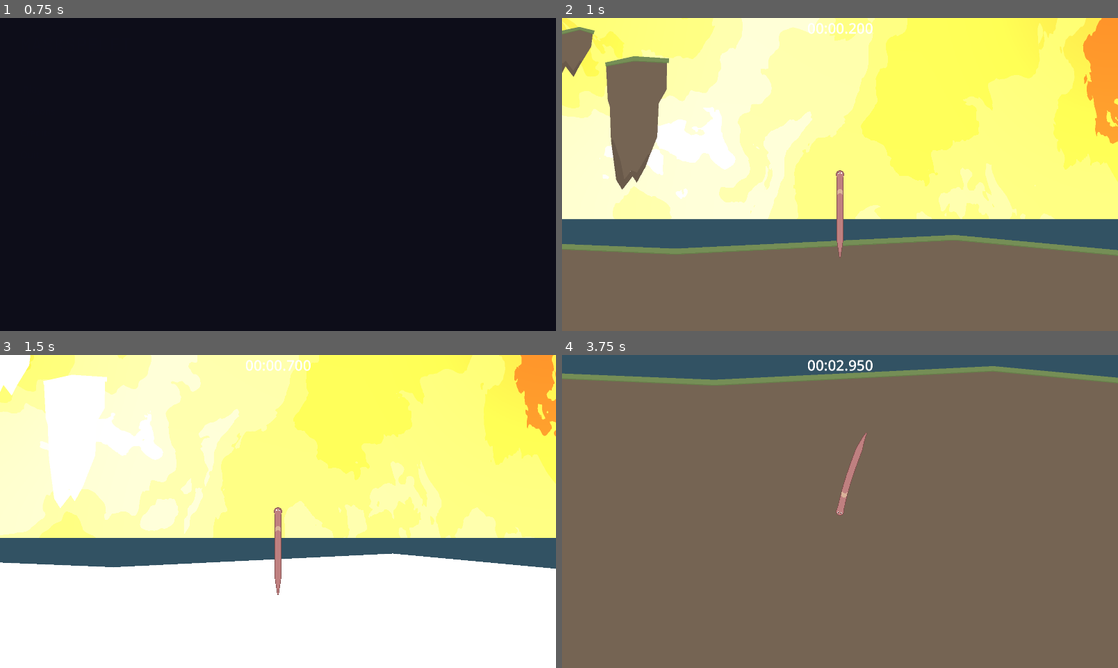
Above: before the commit, frames 1-4 (two rows, left to right).
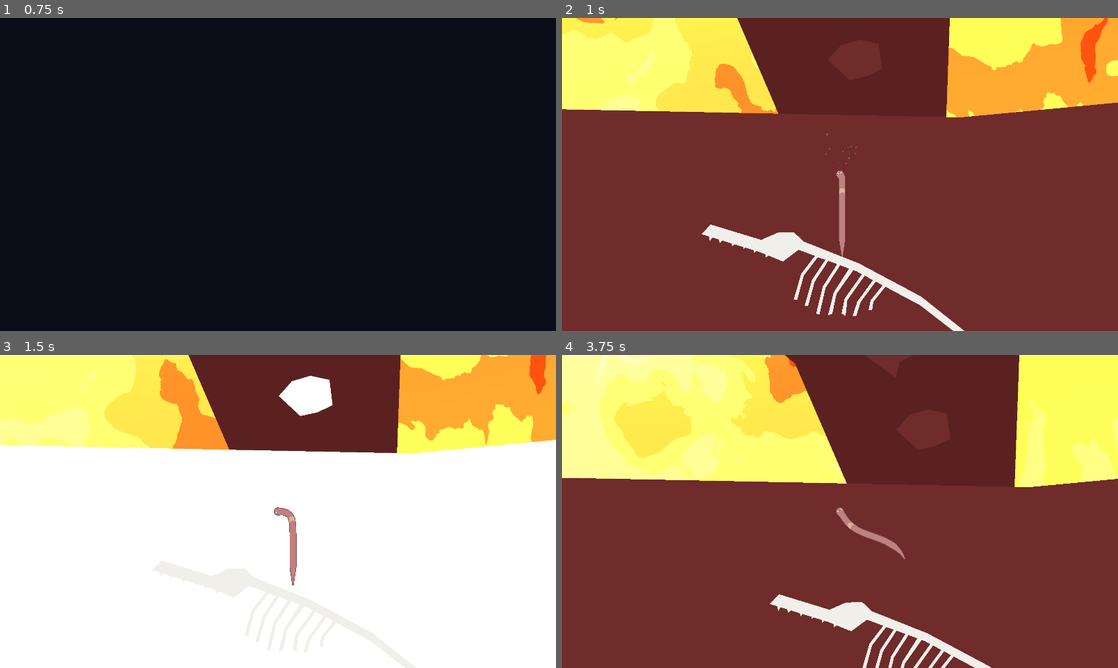
Above: after the commit, the same moments.

Repository: antax02/Mask-Spelet
Game: Godot game, scene res://scenes/ui/main_menu.tscn
Two runs of this game, one before a commit and one after it. Both use one fixed random seed, a clock stepped at 60 frames per second and the inputs below. The engine's default icon, where the game draws it, is replaced by a stand-in: a white triangle on a blue panel in a dark square.
Inputs (mouse positions are in pixels of both pictures, inside the frame that each line leads up to):
- Up to frame 1 (0.75 s): click "Play" at 0.5 s
- Up to frame 2 (1 s): no input
- Up to frame 3 (1.5 s): move the mouse to (400, 495) at 1.27 s; hold Right mouse button (highlight) from 1.28 s (still down)
- Up to frame 4 (3.75 s): move the mouse to (728, 527) at 2.02 s; release Right mouse button (highlight) at 2.03 s; right-click (728, 527) at 2.1 s; move the mouse to (895, 442) at 2.77 s; hold Right mouse button (highlight) 2.78-3.53 s; move the mouse to (812, 574) at 3.52 s; right-click (812, 574) at 3.6 s

Frame 1 is identical in both runs. In frame 2, 94% of the frame differs, in the area x 0-100%, y 0-100%; in frame 3, 62%; in frame 4, 100%.

Commit message:
Update main menu to load main_2 level and expand main_2 scene
Changed the Play button in the main menu to load 'main_2.tscn' instead of 'main.tscn'. Added new ground and area nodes, polygons, and collision shapes to 'main_2.tscn' to expand the level geometry and interactive areas.

Diff:
--- a/scenes/levels/main_2.tscn
+++ b/scenes/levels/main_2.tscn
@@ -1466,6 +1466,18 @@
 rotation = 1.5620992
 scale = Vector2(2.4, 2.0766795)
 
+[node name="GroundBasic24" parent="Main3" instance=ExtResource("2_iw8sm")]
+position = Vector2(14215.119, -16258.996)
+rotation = 3.1228445
+scale = Vector2(4.9840937, 4.983983)
+skew = 0.002525568
+
+[node name="GroundBasic25" parent="Main3" instance=ExtResource("2_iw8sm")]
+position = Vector2(14215.119, -16258.996)
+rotation = 3.1228445
+scale = Vector2(4.9840937, 4.983983)
+skew = 0.002525568
+
 [node name="GroundBasic22" parent="Main3" instance=ExtResource("2_iw8sm")]
 position = Vector2(-3203.0059, -8420.001)
 rotation = 1.5620992
@@ -1508,7 +1520,7 @@
 z_index = -75
 position = Vector2(-312, 78)
 color = Color(0.30692267, 0.3069227, 0.3069227, 1)
-polygon = PackedVector2Array(-3225, -8611, -3785, -8238, -4223, -7281, -4921, -6322,  …(240 unchanged characters)…
+polygon = PackedVector2Array(-3225, -8611, -3646.88, -8329.998, -3785, -8238, -4223, -7281, -4921, -6322,  …(240 unchanged characters)…
 uv = PackedVector2Array(-470, -25, -193, 48, -26, -20)
 
 [node name="CaveBG" type="Node2D" parent="Main3/MountainBG"]
@@ -1699,3 +1711,35 @@
 
 [node name="CollisionPolygon2D" type="CollisionPolygon2D" parent="StaticBody2D2"]
 polygon = PackedVector2Array(-791, -11071, -707, -11242, -170, -11398, 3196, -11741, 3393, -12045, 3373, -12107, 4131, -12729, 6279, -13569, 7020, -11167)
+
+[node name="Area2D" type="Area2D" parent="." groups=["ground"]]
+
+[node name="Polygon2D6" type="Polygon2D" parent="Area2D"]
+position = Vector2(-57, -2288)
+color = Color(0.32941177, 0.6431373, 0.4117647, 1)
+polygon = PackedVector2Array(-5022, -21448, -4949, -21611, -4706, -21727, -4520, -21695, -4555, -21510, -4850, -21378, -5017, -21426, -4665, -21598, -4686, -21608, -4789.154, -21558.879)
+
+[node name="Polygon2D3" type="Polygon2D" parent="Area2D"]
+color = Color(0.2501596, 0.50808567, 0.31860605, 1)
+polygon = PackedVector2Array(-5056, -21431, -4686, -21610, -4662, -21599, -5047, -21411)
+
+[node name="Polygon2D" type="Polygon2D" parent="Area2D/Polygon2D3"]
+color = Color(0.32941177, 0.6431373, 0.4117647, 1)
+polygon = PackedVector2Array(-5022, -21448, -4949, -21611, -4706, -21727, -4520, -21695, -4555, -21510, -4850, -21378, -5017, -21426, -4665, -21598, -4686, -21608, -4789.154, -21558.879)
+
+[node name="Polygon2D" type="Polygon2D" parent="Area2D"]
+color = Color(0.33183855, 0.64427644, 0.41425586, 1)
+polygon = PackedVector2Array(-5289, -20267, -5220, -20692, -5186, -21200, -5311, -21708, -5338, -22267, -5226, -22939, -5293, -23595, -5415, -24274, -5448, -24869, -5539, -25187, -5546, -26037, -5455, -26419, -5421, -26415, -5383, -26024, -5379, -25234, -5255, -24838, -5246, -24338, -5098, -23666, -5056, -22937, -5155, -22246, -5143, -21748, -4992, -21205, -5029, -20628, -5056, -20245, -5184, -20317)
+
+[node name="Polygon2D" type="Polygon2D" parent="Area2D/Polygon2D"]
+position = Vector2(-57, -2288)
+color = Color(0.2501596, 0.50808567, 0.31860605, 1)
+polygon = PackedVector2Array(-5056, -21431, -4686, -21610, -4662, -21599, -5047, -21411)
+
+[node name="CollisionPolygon2D" type="CollisionPolygon2D" parent="Area2D"]
+polygon = PackedVector2Array(-5288, -20267, -5184, -20316, -5055, -20243, -4989, -21201, -5142, -21757, -5155, -22250, -5057, -22943, -5100, -23679, -5252, -24335, -5256, -24844, -5380, -25234, -5381, -26031, -5421, -26418, -5454, -26419, -5545, -26041, -5539, -25182, -5449, -24854, -5421, -24269, -5290, -23590, -5222, -22933, -5336, -22263, -5311, -21709, -5183, -21192)
+
+[node name="Polygon2D4" type="Polygon2D" parent="."]
+scale = Vector2(1.0012138, 1)
+
+[node name="Polygon2D5" type="Polygon2D" parent="."]
--- a/scripts/ui/main_menu.gd
+++ b/scripts/ui/main_menu.gd
@@ -54,7 +54,7 @@
 
 
 func _on_play_pressed():
-	SceneTransition.change_scene("res://scenes/levels/main.tscn")
+	SceneTransition.change_scene("res://scenes/levels/main_2.tscn")
 
 
 func _on_options_pressed():
